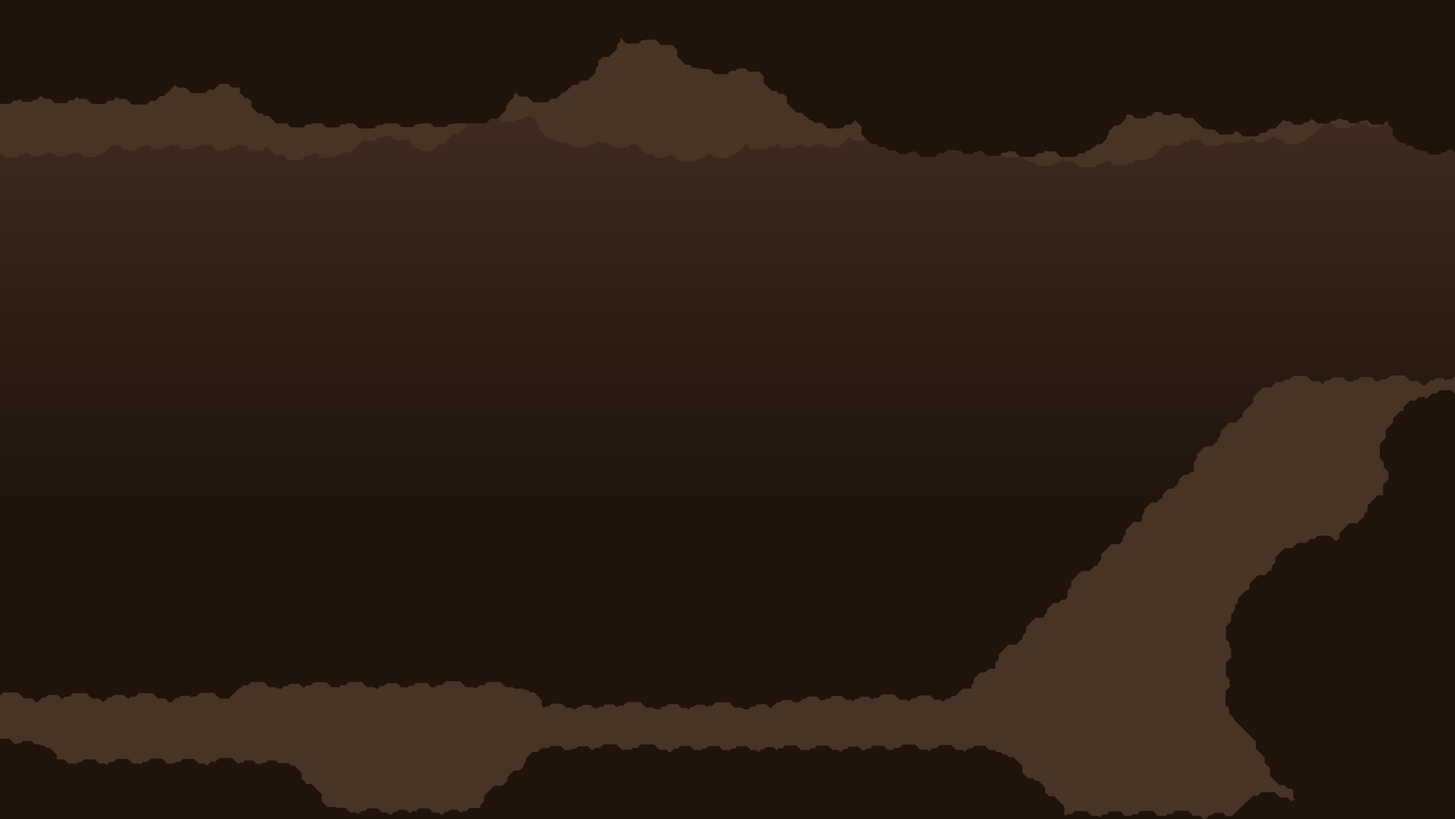
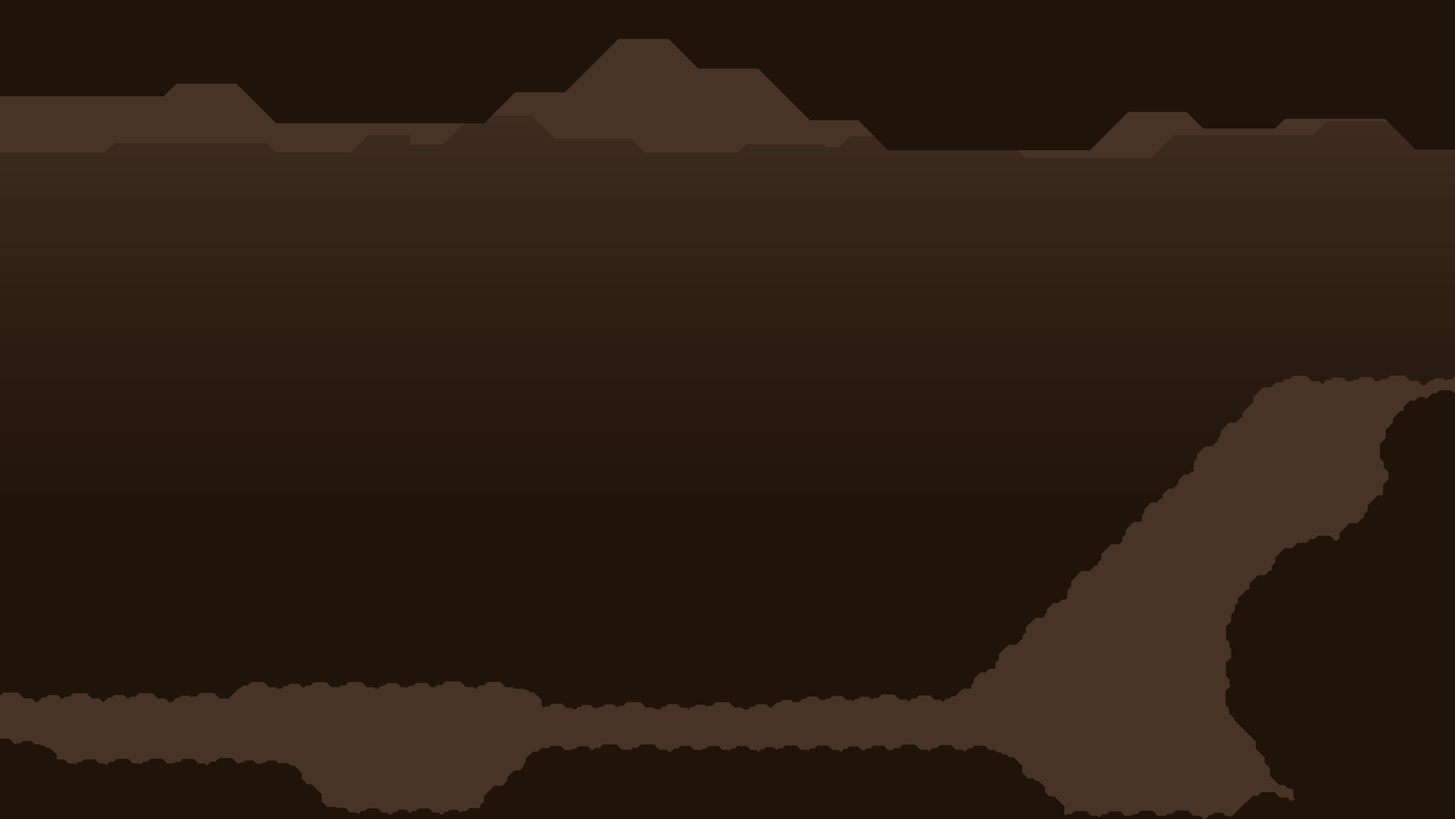
Layers edited between the first and the second 1455 × 819 image:
painted on "ForeGround" over [0, 38, 1455, 157]
painted on "PlayerGround" over [0, 115, 1455, 168]
